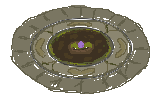
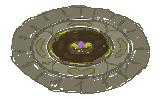
Layers edited between the first and the second 160px x 100px image:
painted on "frut" over [42, 25, 116, 71]
